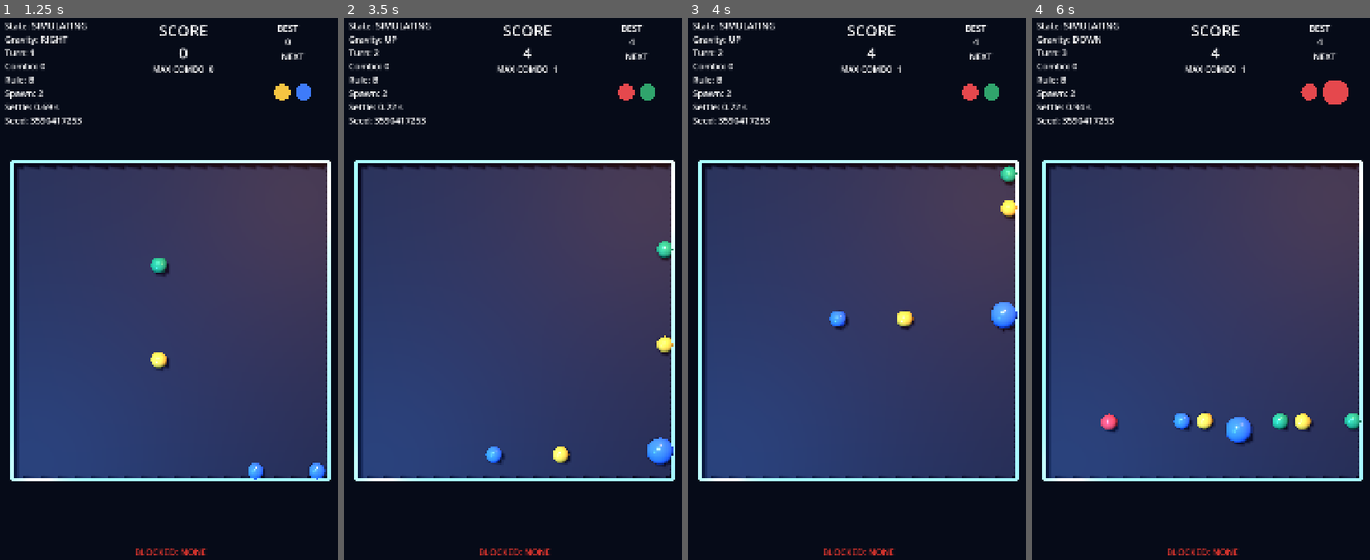
Above: before the commit, frames 1-4 (left to right).
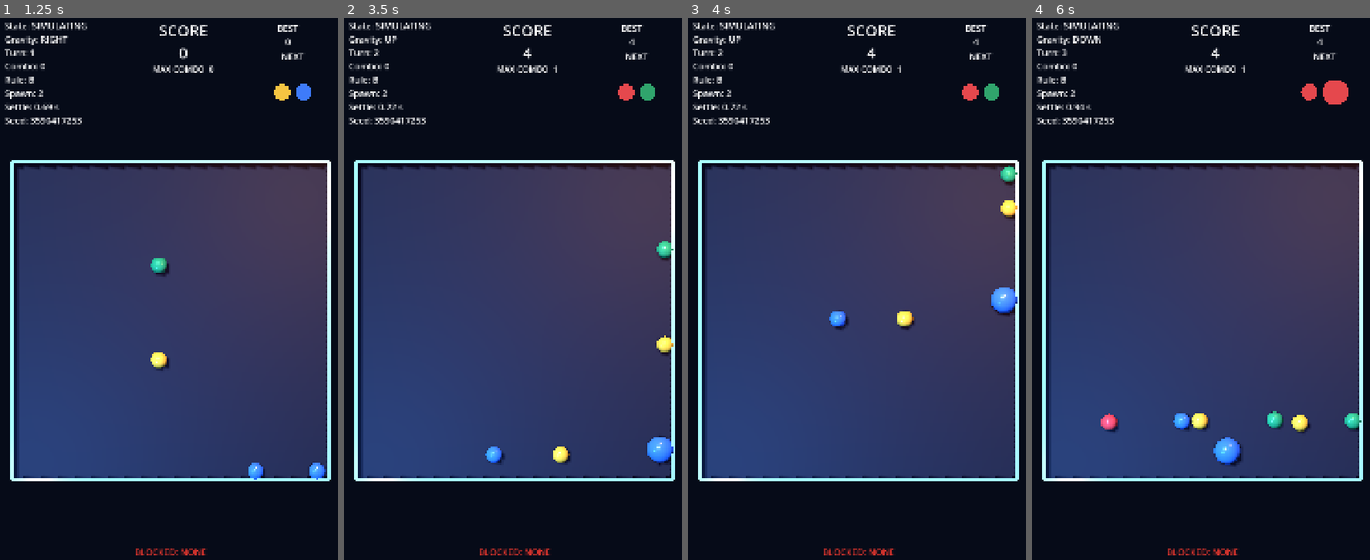
Above: after the commit, the same moments.

Repository: jeongmo-dot/gravity_orb
Game: Godot game, scene res://scenes/Main3D.tscn
The game is run twice, just before and just after one commit, with the same random seed, the same clock (stepped at 60 frames per second) and the same inputs.
Inputs (mouse positions are in pixels of both pictures, inside the frame that each line leads up to):
- Up to frame 1 (1.25 s): move the mouse to (246, 289) at 0.52 s; hold Right (gravity_right) from 0.53 s (still down); click (246, 289) at 0.67 s
- Up to frame 2 (3.5 s): release Right (gravity_right) at 1.25 s; drag from (445, 354) to (496, 446) at 1.27 s; move the mouse to (550, 186) at 2.02 s; hold Right (gravity_right) 2.03-2.75 s; tap Enter at 2.75 s; drag from (496, 446) to (411, 229) at 2.77 s
- Up to frame 3 (4 s): move the mouse to (961, 413) at 3.52 s; hold Left (gravity_left) from 3.53 s (still down)
- Up to frame 4 (6 s): release Left (gravity_left) at 4.25 s; drag from (1099, 229) to (1150, 164) at 4.27 s; move the mouse to (1221, 321) at 5.02 s; hold Down (gravity_down) 5.03-5.75 s; click (1221, 321) at 5.17 s; drag from (1150, 164) to (1133, 354) at 5.77 s

Frame 1 is identical in both runs. In frame 2, less than 0.1% of the frame differs, in the area x 89-98%, y 77-83%; in frame 3, 0.5%; in frame 4, 1.1%, in the area x 47-97%, y 72-83%.

Commit message:
[#21 M9] 최종 무게감 기본값 및 회귀 측정

Diff:
--- /dev/null
+++ b/artifacts/final_defaults_summary.json
@@ -0,0 +1,146 @@
+{
+  "engine": "Godot 4.8-dev3 mono",
+  "physics_engine": "Jolt Physics",
+  "physics_ticks_per_second": 120,
+  "position_steps": 4,
+  "seeds": [
+    101,
+    102,
+    103,
+    104,
+    105,
+    106,
+    107,
+    108,
+    109,
+    110,
+    111,
+    112
+  ],
+  "config": {
+    "mass_exponent": 2.0,
+    "gravity_level_scale": 0.1,
+    "shock_impulse": 600.0,
+    "shock_radius_factor": 2.5,
+    "shock_level_scale": 0.3,
+    "shock_jackpot_scale": 3.0
+  },
+  "game_over_count": 12,
+  "seed_count": 12,
+  "aborted_count": 0,
+  "completed_turn_p50": 246.0,
+  "completed_turn_min": 211,
+  "completed_turn_max": 272,
+  "occupancy_mean_percent": 81.51119393998266,
+  "occupancy_min_percent": 77.7472595993373,
+  "occupancy_max_percent": 83.482643322932,
+  "score_mean": 15557.333333333334,
+  "score_p50": 15154.0,
+  "score_min": 8824,
+  "score_max": 23447,
+  "max_combo_p50": 6.0,
+  "max_combo_max": 8,
+  "max_level_p50": 7.0,
+  "max_level_max": 7,
+  "departures": 0,
+  "divergences": 0,
+  "max_wall_penetration_px": 24.71630859375,
+  "max_pair_penetration_px": 60.0587463378906,
+  "rearrangement_60_plus_mean": 0.056342487394151,
+  "rearrangement_60_plus_samples": 622,
+  "bins": {
+    "0-20": {
+      "max_wall_penetration_px": 19.6659240722656,
+      "max_pair_penetration_px": 13.592658996582,
+      "departures": 0,
+      "divergences": 0,
+      "mean_movement_px": 438.585008910773,
+      "below_radius_percent": 10.2780117944398,
+      "movement_samples": 5935
+    },
+    "20-40": {
+      "max_wall_penetration_px": 24.71630859375,
+      "max_pair_penetration_px": 36.158088684082,
+      "departures": 0,
+      "divergences": 0,
+      "mean_movement_px": 312.860799162263,
+      "below_radius_percent": 20.0856801741695,
+      "movement_samples": 14239
+    },
+    "40-60": {
+      "max_wall_penetration_px": 21.4377136230469,
+      "max_pair_penetration_px": 60.0587463378906,
+      "departures": 0,
+      "divergences": 0,
+      "mean_movement_px": 192.284263533439,
+      "below_radius_percent": 27.9231416301412,
+      "movement_samples": 22587
+    },
+    "60+": {
+      "max_wall_penetration_px": 21.0841674804688,
+      "max_pair_penetration_px": 13.2953491210938,
+      "departures": 0,
+      "divergences": 0,
+      "mean_movement_px": 69.5488038053219,
+      "below_radius_percent": 50.7915479896668,
+      "movement_samples": 30194
+    }
+  },
+  "jam_occupancy_40_plus_by_level": {
+    "L1": {
+      "samples": 19190,
+      "mean_movement_px": 124.94589789088593,
+      "below_radius_percent": 29.510161542470048
+    },
+    "L2": {
+      "samples": 13389,
+      "mean_movement_px": 125.08262118604351,
+      "below_radius_percent": 35.85032489356936
+    },
+    "L3": {
+      "samples": 8286,
+      "mean_movement_px": 121.65934047107962,
+      "below_radius_percent": 44.726043929519655
+    },
+    "L4": {
+      "samples": 4834,
+      "mean_movement_px": 118.90467469269052,
+      "below_radius_percent": 53.64087712039722
+    },
+    "L5": {
+      "samples": 3637,
+      "mean_movement_px": 114.10956459901547,
+      "below_radius_percent": 63.37640912840248
+    },
+    "L6": {
+      "samples": 1736,
+      "mean_movement_px": 118.5487606702588,
+      "below_radius_percent": 67.79953917050693
+    },
+    "L7": {
+      "samples": 1709,
+      "mean_movement_px": 97.69843145910225,
+      "below_radius_percent": 81.86073727325922
+    }
+  },
+  "shock_displacement_by_target_level": {
+    "L1": {
+      "mean_surrounding_displacement_per_reaction_px": 166.495994071547,
+      "mean_target_displacement_px": 155.404967111213,
+      "reaction_samples": 2070,
+      "target_samples": 3835
+    },
+    "L4": {
+      "mean_surrounding_displacement_per_reaction_px": 124.879913352191,
+      "mean_target_displacement_px": 124.459245215189,
+      "reaction_samples": 474,
+      "target_samples": 547
+    },
+    "L7": {
+      "mean_surrounding_displacement_per_reaction_px": 74.7861713320017,
+      "mean_target_displacement_px": 74.7861713320017,
+      "reaction_samples": 20,
+      "target_samples": 20
+    }
+  }
+}
--- a/config/GameConfig.gd
+++ b/config/GameConfig.gd
@@ -11,9 +11,9 @@
 )
 @export var orb_max_level: int = 7
 @export var orb_base_mass: float = 1.0
-@export var mass_exponent: float = 1.0
+@export var mass_exponent: float = 2.0
 @export var gravity_strength: float = 1800.0
-@export var gravity_level_scale: float = 0.0
+@export var gravity_level_scale: float = 0.1
 @export var orb_friction: float = 0.3
 @export var orb_bounce: float = 0.15
 @export var wall_friction: float = 0.3
@@ -62,7 +62,7 @@
 @export var combo_multiplier_base: float = 2.0
 @export var danger_start: float = 0.30
 @export var danger_doubling: float = 0.20
-@export var shock_impulse: float = 0.0
+@export var shock_impulse: float = 600.0
 @export var shock_radius_factor: float = 2.5
 @export var shock_level_scale: float = 0.3
 @export var shock_jackpot_scale: float = 3.0
--- a/config/default_config.tres
+++ b/config/default_config.tres
@@ -9,9 +9,9 @@
 level_radii = PackedFloat32Array(25, 40, 60, 85, 115, 150, 190)
 orb_max_level = 7
 orb_base_mass = 1.0
-mass_exponent = 1.0
+mass_exponent = 2.0
 gravity_strength = 1800.0
-gravity_level_scale = 0.0
+gravity_level_scale = 0.1
 orb_friction = 0.3
 orb_bounce = 0.15
 wall_friction = 0.3
@@ -56,7 +56,7 @@
 combo_multiplier_base = 2.0
 danger_start = 0.3
 danger_doubling = 0.2
-shock_impulse = 0.0
+shock_impulse = 600.0
 shock_radius_factor = 2.5
 shock_level_scale = 0.3
 shock_jackpot_scale = 3.0
--- a/tests/scenarios/test_board_physics.gd
+++ b/tests/scenarios/test_board_physics.gd
@@ -18,6 +18,8 @@
 const DIVERGENCE_MARGIN: float = 100.0
 const STANDARD_ORB_COUNT: int = 5
 const POSITION_TOLERANCE: float = 0.1
+const LEGACY_2D_MASS_EXPONENT: float = 1.0
+const LEGACY_2D_GRAVITY_LEVEL_SCALE: float = 0.0
 
 
 func test_floor_resistance_is_zero_for_airborne_orb_contact() -> void:
@@ -85,6 +87,10 @@
 
 
 func test_cycle_seeded_orbs_remain_inside_board_during_gravity_cycles() -> void:
+	var original_mass_exponent: float = Config.data.mass_exponent
+	var original_gravity_level_scale: float = Config.data.gravity_level_scale
+	Config.data.mass_exponent = LEGACY_2D_MASS_EXPONENT
+	Config.data.gravity_level_scale = LEGACY_2D_GRAVITY_LEVEL_SCALE
 	var results: Array[Dictionary] = []
 	for seed: int in range(STANDARD_SEED_START, STANDARD_SEED_END_EXCLUSIVE):
 		var standard_levels: Array[int] = _standard_levels(STANDARD_ORB_COUNT)
@@ -95,6 +101,8 @@
 
 	var worst_case_levels: Array[int] = [4, 4, 4, 4, 1, 1, 1, 1]
 	results.append(await _run_scenario(WORST_CASE_SEED, "worst", worst_case_levels))
+	Config.data.mass_exponent = original_mass_exponent
+	Config.data.gravity_level_scale = original_gravity_level_scale
 
 	var total_departures: int = 0
 	var total_escape_guards: int = 0
--- a/tests/test_config.gd
+++ b/tests/test_config.gd
@@ -40,7 +40,7 @@
 		)
 	assert_near(
 		CONFIG_RESOURCE.mass_exponent,
-		1.0,
+		2.0,
 		TOLERANCE,
 		"default mass exponent"
 	)
@@ -55,7 +55,7 @@
 func test_m3_turn_defaults() -> void:
 	var config: GameConfig = CONFIG_RESOURCE.duplicate(true) as GameConfig
 	assert_near(config.gravity_strength, 1800.0, TOLERANCE, "gravity strength")
-	assert_near(config.gravity_level_scale, 0.0, TOLERANCE, "gravity level scale")
+	assert_near(config.gravity_level_scale, 0.1, TOLERANCE, "gravity level scale")
 	assert_near(config.gravity_for_level(1), 1800.0, TOLERANCE, "level one gravity")
 	config.gravity_level_scale = 0.1
 	assert_near(config.gravity_for_level(7), 2880.0, TOLERANCE, "level seven gravity")
@@ -180,7 +180,7 @@
 	assert_near(config.combo_multiplier_base, 2.0, TOLERANCE, "combo multiplier base")
 	assert_near(config.danger_start, 0.30, TOLERANCE, "danger start")
 	assert_near(config.danger_doubling, 0.20, TOLERANCE, "danger doubling")
-	assert_near(config.shock_impulse, 0.0, TOLERANCE, "shock impulse disabled")
+	assert_near(config.shock_impulse, 600.0, TOLERANCE, "shock impulse")
 	assert_near(config.shock_radius_factor, 2.5, TOLERANCE, "shock radius factor")
 	assert_near(config.shock_level_scale, 0.3, TOLERANCE, "shock level scale")
 	assert_near(config.shock_jackpot_scale, 3.0, TOLERANCE, "shock jackpot scale")
Not shown, changed: docs/jeongmo_codex_to_claude.md
Not shown, added: tests/run_final_defaults_measurement.ps1
